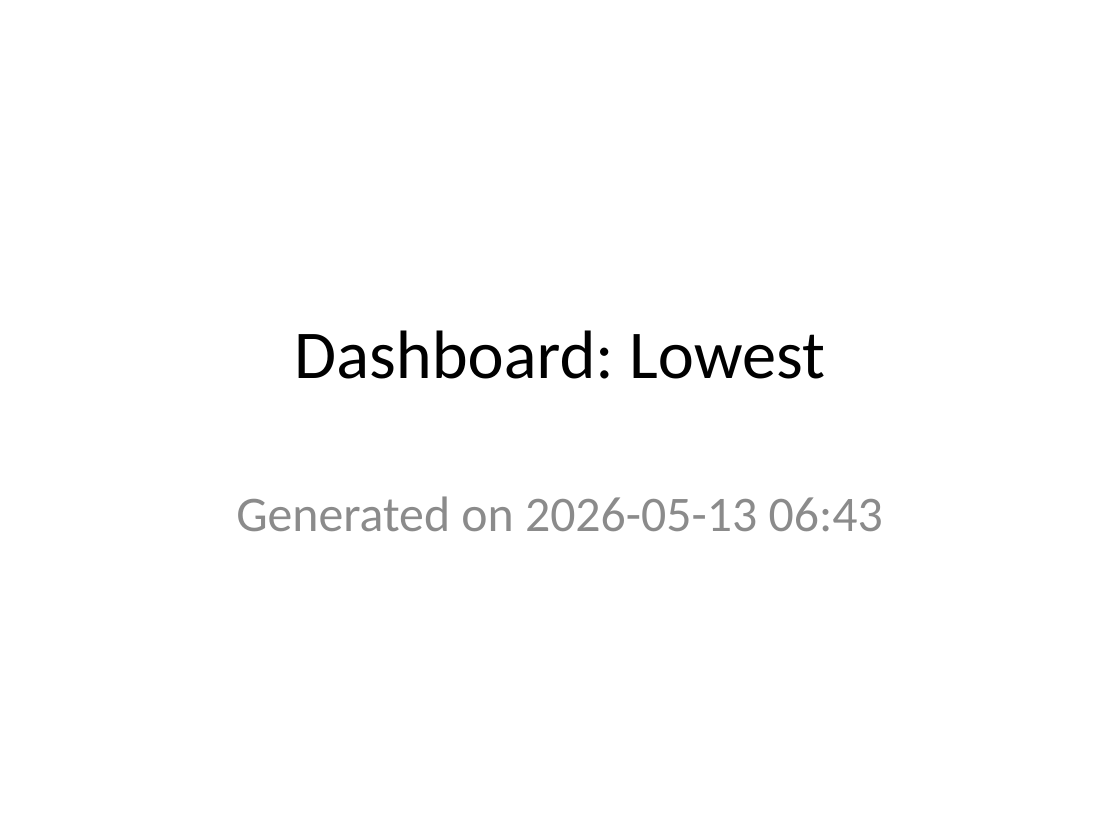
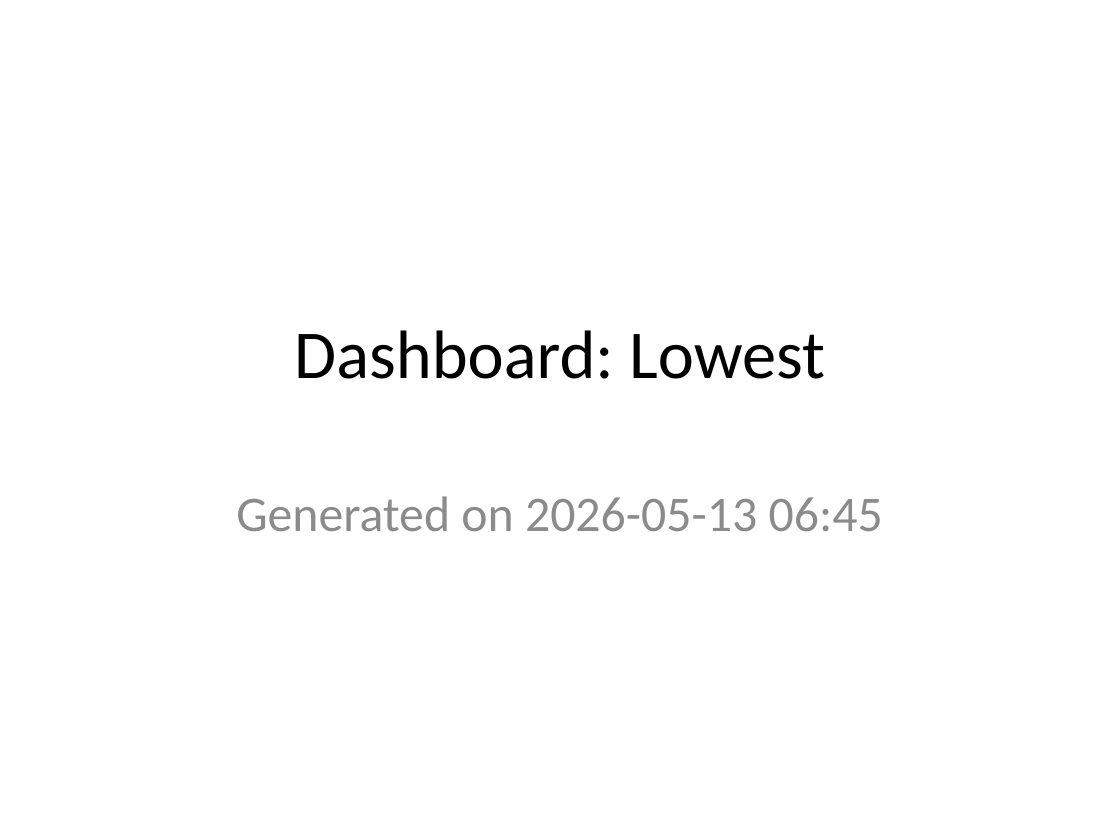
Before and after one commit to cbroult/predictability-engine, a slide deck: slide 1 of data/samples/reports/sample_data_large/priorities/Lowest.pptx. Drawn at 1120x840 pixels with LibreOffice and Linux fonts; fonts in the diff are those of the drawing. Boxes give left, top, right and bottom in pixels: in the first picture for what was removed or moved away, otherwise in the second. Text is boxed around its words. In the diff, an @@ line names an element or a change of style, - is before the commit and + after.

```diff
--- a/data/samples/reports/sample_data_large/priorities/Lowest.pptx
+++ b/data/samples/reports/sample_data_large/priorities/Lowest.pptx
@@ subtitle at box(236, 496, 883, 531): text changed @@
-Generated on 2026-05-13 06:43
+Generated on 2026-05-13 06:45
```
Also in this commit, not shown: 24 other files.
